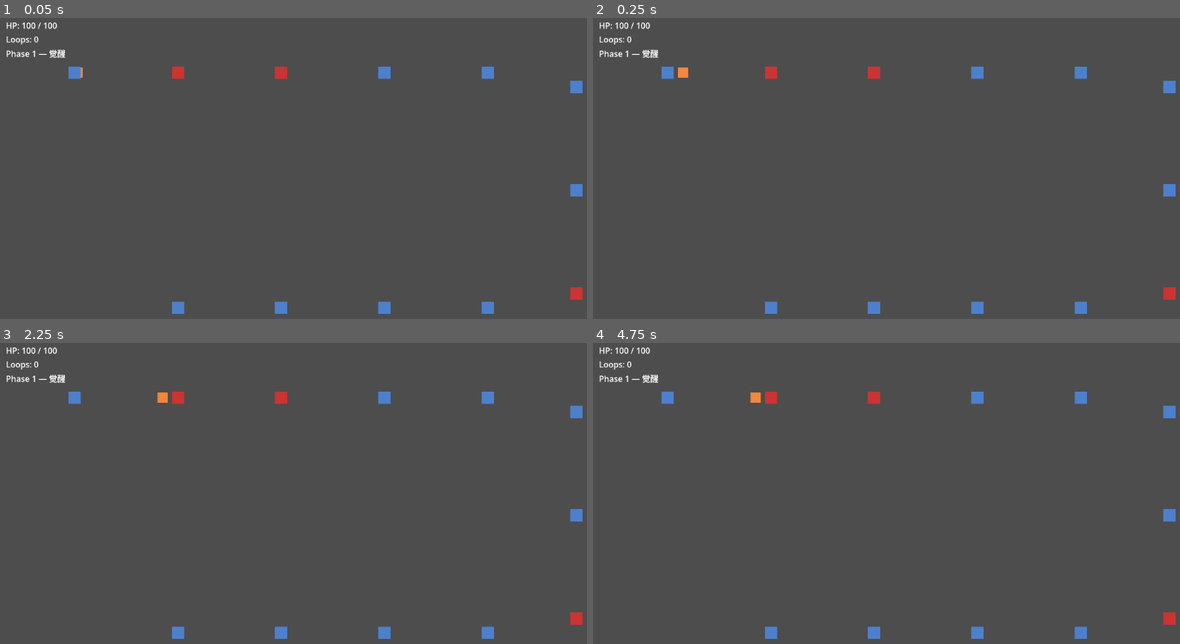
Above: before the commit, frames 1-4 (two rows, left to right).
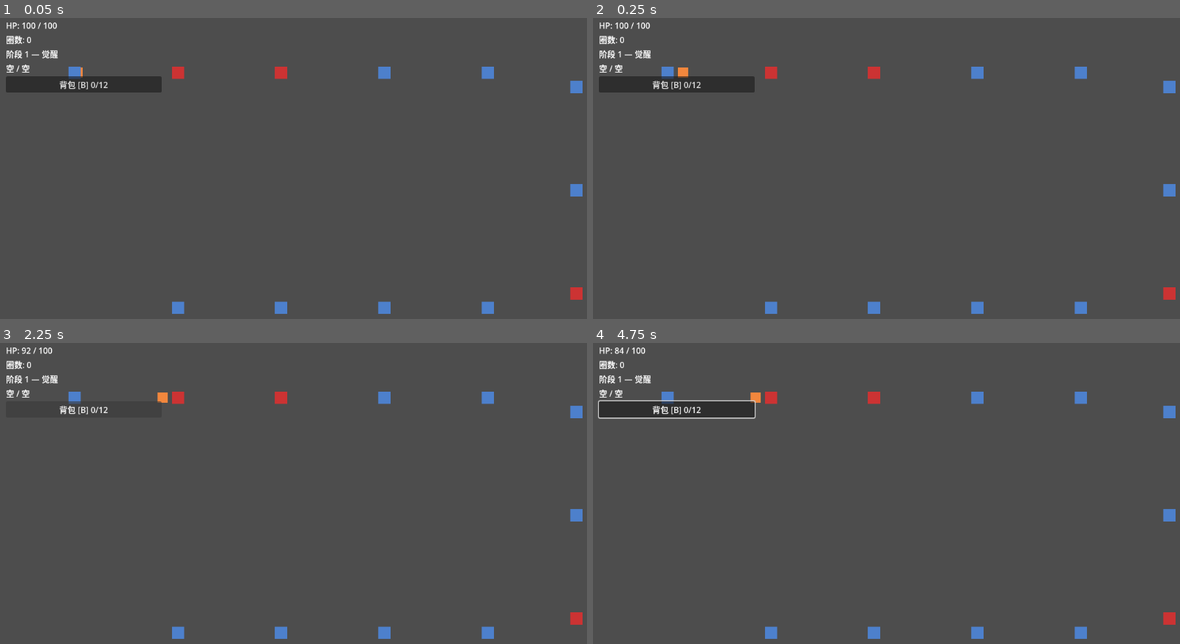
Above: after the commit, the same moments.

Repository: 595145489/attribute-loop
Game: Godot game, scene res://scenes/main.tscn
Same seed, same stepped clock (60 frames per second), same inputs: the game is played once before the commit and once after it.
Inputs (mouse positions are in pixels of both pictures, inside the frame that each line leads up to):
- Up to frame 1 (0.05 s): no input
- Up to frame 2 (0.25 s): no input
- Up to frame 3 (2.25 s): click (82, 409) at 0.5 s, where only the run after the commit has a clickable "背包 [B] 0/12"; click (82, 409) at 1.25 s, where only the run after the commit has a clickable "背包 [B] 0/12"; click (82, 409) at 2 s, where only the run after the commit has a clickable "背包 [B] 0/12"
- Up to frame 4 (4.75 s): tap Enter at 2.75, 4.25 s; move the mouse to (1015, 484) at 2.77 s; tap Tab at 2.85, 4.55 s; click (1015, 484) at 2.92 s; tap Space at 3.5 s; drag from (769, 517) to (857, 568) at 3.52 s; move the mouse to (945, 430) at 4.27 s; hold Shift from 4.28 s (still down); click (945, 430) at 4.42 s

The runs differ from the first frame. In frame 1, 1.7% of the frame differs, in the area x 1-28%, y 5-25%; in frame 2, 1.7%; in frame 3, 0.5%; in frame 4, 2.1%, in the area x 0-28%, y 1-26%.
Error before the commit: Invalid assignment of property or key 'text' with value of type 'String' on a base object of type 'null instance'. (res://src/ui/HUD.gd:9)

Commit message:
feat: add InventoryPanel; update HUD with rule summary, bag button, floating text

Diff:
--- a/scenes/ui/hud.tscn
+++ b/scenes/ui/hud.tscn
@@ -8,14 +8,27 @@
 [node name="VBox" type="VBoxContainer" parent="."]
 offset_left = 16.0
 offset_top = 16.0
-offset_right = 280.0
-offset_bottom = 90.0
+offset_right = 320.0
+offset_bottom = 150.0
 
 [node name="HPLabel" type="Label" parent="VBox"]
 text = "HP: 100 / 100"
 
 [node name="LoopsLabel" type="Label" parent="VBox"]
-text = "Loops: 0"
+text = "圈数: 0"
 
 [node name="PhaseLabel" type="Label" parent="VBox"]
-text = "Phase 1 — 觉醒"
+text = "阶段 1 — 觉醒"
+
+[node name="RulesLabel" type="Label" parent="VBox"]
+text = "空 / 空"
+
+[node name="BagButton" type="Button" parent="VBox"]
+text = "背包 [B] 0/12"
+
+[node name="FloatLabel" type="Label" parent="."]
+offset_left = 500.0
+offset_top = 300.0
+offset_right = 700.0
+offset_bottom = 340.0
+horizontal_alignment = 1
--- /dev/null
+++ b/scenes/ui/inventory_panel.tscn
@@ -0,0 +1,36 @@
+[gd_scene load_steps=2 format=3 uid="uid://inventory_panel_v1"]
+
+[ext_resource type="Script" path="res://src/ui/InventoryPanel.gd" id="1_ip"]
+
+[node name="InventoryPanel" type="PanelContainer"]
+script = ExtResource("1_ip")
+anchors_preset = 8
+anchor_left = 0.5
+anchor_top = 0.5
+anchor_right = 0.5
+anchor_bottom = 0.5
+offset_left = -280.0
+offset_top = -240.0
+offset_right = 280.0
+offset_bottom = 240.0
+
+[node name="VBox" type="VBoxContainer" parent="."]
+layout_mode = 2
+
+[node name="TitleLabel" type="Label" parent="VBox"]
+text = "背包与规则槽"
+horizontal_alignment = 1
+
+[node name="RuleSlots" type="VBoxContainer" parent="VBox"]
+
+[node name="InvLabel" type="Label" parent="VBox"]
+text = "背包 0/12"
+
+[node name="InventoryGrid" type="GridContainer" parent="VBox"]
+columns = 4
+
+[node name="DeleteButton" type="Button" parent="VBox"]
+text = "删除"
+
+[node name="CloseButton" type="Button" parent="VBox"]
+text = "关闭 [Tab]"
--- a/src/ui/HUD.gd
+++ b/src/ui/HUD.gd
@@ -1,12 +1,58 @@
 class_name HUD
 extends CanvasLayer
 
-@onready var hp_label: Label = $HPLabel
-@onready var loops_label: Label = $LoopsLabel
-@onready var phase_label: Label = $PhaseLabel
+var _inventory_panel = null  # InventoryPanel
+var _float_tween: Tween = null
+
+@onready var hp_label: Label = $VBox/HPLabel
+@onready var loops_label: Label = $VBox/LoopsLabel
+@onready var phase_label: Label = $VBox/PhaseLabel
+@onready var rules_label: Label = $VBox/RulesLabel
+@onready var bag_btn: Button = $VBox/BagButton
+@onready var float_label: Label = $FloatLabel
+
+func _ready() -> void:
+    bag_btn.pressed.connect(_on_bag_pressed)
+    float_label.hide()
+    EventBus.rule_fired.connect(_on_rule_fired)
+
+func setup(inv_panel) -> void:
+    _inventory_panel = inv_panel
 
 func _process(_delta: float) -> void:
-	hp_label.text = "HP: %d / %d" % [GameState.hp, GameState.hp_max]
-	loops_label.text = "Loops: %d" % GameState.loops_completed
-	var phase_data: PhaseData = DataTables.get_phase(GameState.current_phase)
-	phase_label.text = "Phase %d — %s" % [GameState.current_phase, phase_data.phase_name]
+    hp_label.text = "HP: %d / %d" % [GameState.hp, GameState.hp_max]
+    loops_label.text = "圈数: %d" % GameState.loops_completed
+    var phase_data: PhaseData = DataTables.get_phase(GameState.current_phase)
+    phase_label.text = "阶段 %d — %s" % [GameState.current_phase, phase_data.phase_name]
+    rules_label.text = _build_rules_summary()
+    bag_btn.text = "背包 [B] %d/%d" % [GameState.inventory.size(), DataTables.config.inventory_cap]
+
+func _build_rules_summary() -> String:
+    var parts: Array = []
+    for slot in GameState.rule_slots:
+        var t: ComponentData = slot["trigger"]
+        var e: ComponentData = slot["effect"]
+        if t != null and e != null:
+            parts.append("%s→%s" % [t.display_name, e.display_name])
+        else:
+            parts.append("空")
+    return " / ".join(parts)
+
+func _on_bag_pressed() -> void:
+    if _inventory_panel != null:
+        _inventory_panel.toggle()
+
+func _on_rule_fired(_slot_idx: int, effect_id: String, value: float) -> void:
+    if effect_id == "治愈":
+        float_label.text = "+%.0f 治愈" % value
+    elif effect_id == "反射":
+        float_label.text = "反射 %.0f%%" % (value * 100)
+    else:
+        float_label.text = effect_id
+    float_label.show()
+    float_label.modulate = Color.WHITE
+    if _float_tween:
+        _float_tween.kill()
+    _float_tween = create_tween()
+    _float_tween.tween_property(float_label, "modulate:a", 0.0, 1.0)
+    _float_tween.tween_callback(float_label.hide)
--- /dev/null
+++ b/src/ui/InventoryPanel.gd
@@ -0,0 +1,105 @@
+class_name InventoryPanel
+extends PanelContainer
+
+var _selected: ComponentData = null
+
+@onready var _rule_slot_container: VBoxContainer = $VBox/RuleSlots
+@onready var _inv_grid: GridContainer = $VBox/InventoryGrid
+@onready var _delete_btn: Button = $VBox/DeleteButton
+@onready var _close_btn: Button = $VBox/CloseButton
+@onready var _inv_label: Label = $VBox/InvLabel
+
+func _ready() -> void:
+    hide()
+    _delete_btn.hide()
+    _delete_btn.pressed.connect(_on_delete)
+    _close_btn.pressed.connect(toggle)
+
+func _input(event: InputEvent) -> void:
+    if not visible:
+        return
+    if event is InputEventKey and event.pressed and event.keycode == KEY_TAB:
+        toggle()
+        get_viewport().set_input_as_handled()
+
+func toggle() -> void:
+    if visible:
+        hide()
+        GameState.is_paused = false
+    else:
+        show()
+        GameState.is_paused = true
+        _refresh()
+
+func _refresh() -> void:
+    _build_rule_slots()
+    _build_inventory_grid()
+    _inv_label.text = "背包 %d/%d" % [GameState.inventory.size(), DataTables.config.inventory_cap]
+
+func _build_rule_slots() -> void:
+    for child in _rule_slot_container.get_children():
+        child.queue_free()
+    for i in GameState.rule_slots.size():
+        var slot = GameState.rule_slots[i]
+        var hbox := HBoxContainer.new()
+        _rule_slot_container.add_child(hbox)
+        var t_comp: ComponentData = slot["trigger"]
+        var t_btn := Button.new()
+        t_btn.text = (t_comp.display_name + " [%.0f/%d]" % [t_comp.trigger_value, t_comp.trigger_count]) if t_comp else "[T 空]"
+        t_btn.pressed.connect(_make_slot_handler(i, true, t_comp))
+        hbox.add_child(t_btn)
+        var e_comp: ComponentData = slot["effect"]
+        var e_btn := Button.new()
+        e_btn.text = (e_comp.display_name + " [%.1f]" % e_comp.effect_value) if e_comp else "[E 空]"
+        e_btn.pressed.connect(_make_slot_handler(i, false, e_comp))
+        hbox.add_child(e_btn)
+
+func _make_slot_handler(slot_idx: int, is_trigger: bool, existing: ComponentData) -> Callable:
+    return func():
+        if _selected != null:
+            var wrong_type = (is_trigger and _selected.slot_type == ComponentData.SlotType.EFFECT_ONLY) or \
+                             (not is_trigger and _selected.slot_type == ComponentData.SlotType.TRIGGER_ONLY)
+            if not wrong_type:
+                GameState.equip(_selected, slot_idx, is_trigger)
+                _selected = null
+                _delete_btn.hide()
+                _refresh()
+        elif existing != null:
+            _select(existing)
+
+func _build_inventory_grid() -> void:
+    for child in _inv_grid.get_children():
+        child.queue_free()
+    for comp in GameState.inventory:
+        var btn := Button.new()
+        var label = comp.display_name
+        if comp.slot_type == ComponentData.SlotType.TRIGGER_ONLY:
+            label += " (T:%.0f)" % comp.trigger_value
+        elif comp.slot_type == ComponentData.SlotType.EFFECT_ONLY:
+            label += " (E:%.1f)" % comp.effect_value
+        else:
+            label += " (T:%.0f/E:%.1f)" % [comp.trigger_value, comp.effect_value]
+        btn.text = label
+        btn.custom_minimum_size = Vector2i(120, 40)
+        var c = comp
+        btn.pressed.connect(func(): _select(c))
+        _inv_grid.add_child(btn)
+
+func _select(comp: ComponentData) -> void:
+    _selected = comp
+    _delete_btn.show()
+    _refresh()
+
+func _on_delete() -> void:
+    if _selected == null:
+        return
+    for i in GameState.rule_slots.size():
+        var slot = GameState.rule_slots[i]
+        if slot["trigger"] == _selected:
+            slot["trigger"] = null
+        if slot["effect"] == _selected:
+            slot["effect"] = null
+    GameState.delete_component(_selected)
+    _selected = null
+    _delete_btn.hide()
+    _refresh()
